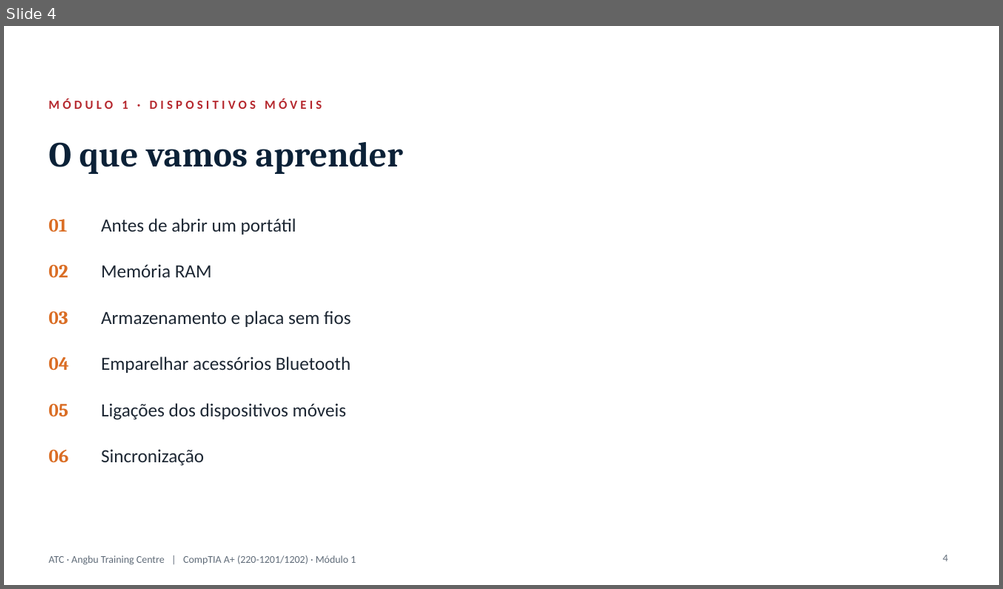
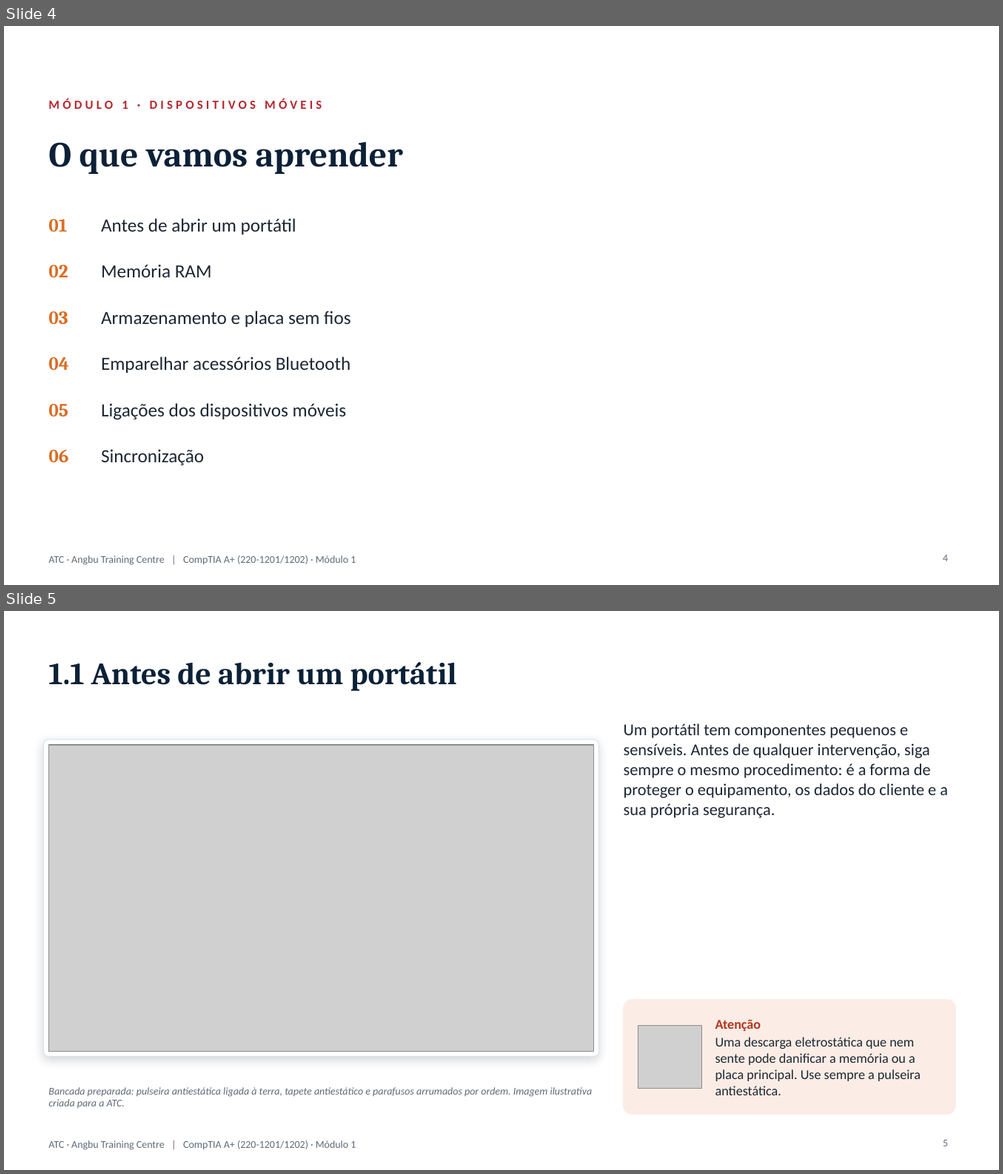
Before and after one commit to almeidaojose36/atc_lms, a slide deck: producao/apresentacoes/CompTIA_A+_Modulo1.pptx. Shown one above the other, each under a label of ours: slide 4 before the commit, slides 4 and 5 after it. The pictures are 1003x589 and 1003x1174 pixels, drawn with LibreOffice and Linux fonts; fonts in the diff are those of the drawing; grey boxes stand for pictures; background and template pictures are left out. Boxes give left, top, right and bottom in pixels: in the first picture for what was removed or moved away, otherwise in the second. Text is boxed around its words. In the diff, an @@ line names an element or a change of style, - is before the commit and + after.

```diff
--- a/producao/apresentacoes/CompTIA_A+_Modulo1.pptx
+++ b/producao/apresentacoes/CompTIA_A+_Modulo1.pptx
@@ slide 5 added at (4,611,999,1170), background #FFFFFF; not listed: 1 template element that a slide beside it also shows @@
@@ title added at (48,662,457,691), 30 pt, text #0B2137, bold @@
+1.1 Antes de abrir um portátil
@@ rounded rectangle added at (43,740,599,1057), fill #FFFFFF, outline #DCE3E9 0.75 pt @@
@@ text added at (623,723,948,818), 16 pt, text #1D2733 @@
+Um portátil tem componentes pequenos e sensíveis. Antes de qualquer intervenção, siga sempre o mesmo procedimento: é a forma de proteger o equipamento, os dados do cliente e a sua própria segurança.
@@ picture added at (48,745,594,1052) @@
@@ rounded rectangle added at (623,999,956,1115), fill #FBEDE6, outline #FBEDE6 1 pt @@
@@ picture added at (638,1026,702,1089) @@
@@ text added at (715,1019,920,1096), 13 pt, text #1D2733 @@
+Atenção
+Uma descarga eletrostática que nem sente pode danificar a memória ou a placa principal. Use sempre a pulseira antiestática.
@@ text added at (48,1088,592,1109), 10 pt, text #5F6B78, italic @@
+Bancada preparada: pulseira antiestática ligada à terra, tapete antiestático e parafusos arrumados por ordem. Imagem ilustrativa criada para a ATC.
@@ page number added at (942,1140,948,1147), 10 pt, text #5F6B78 @@
+5
```
Also in this commit, not shown: 4 slides changed, 4 other slides added, 2 slides removed, 27 other files.
